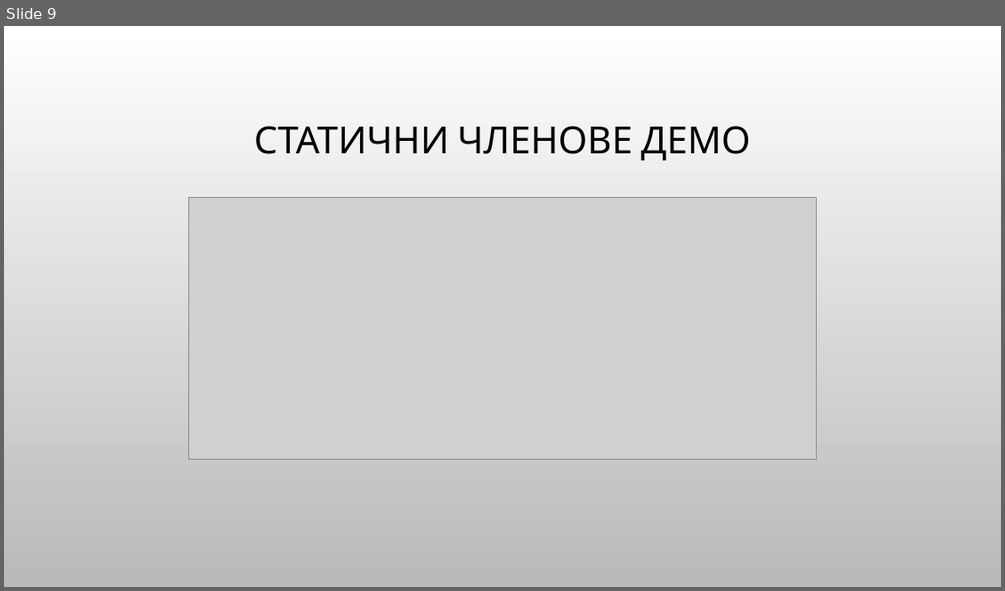
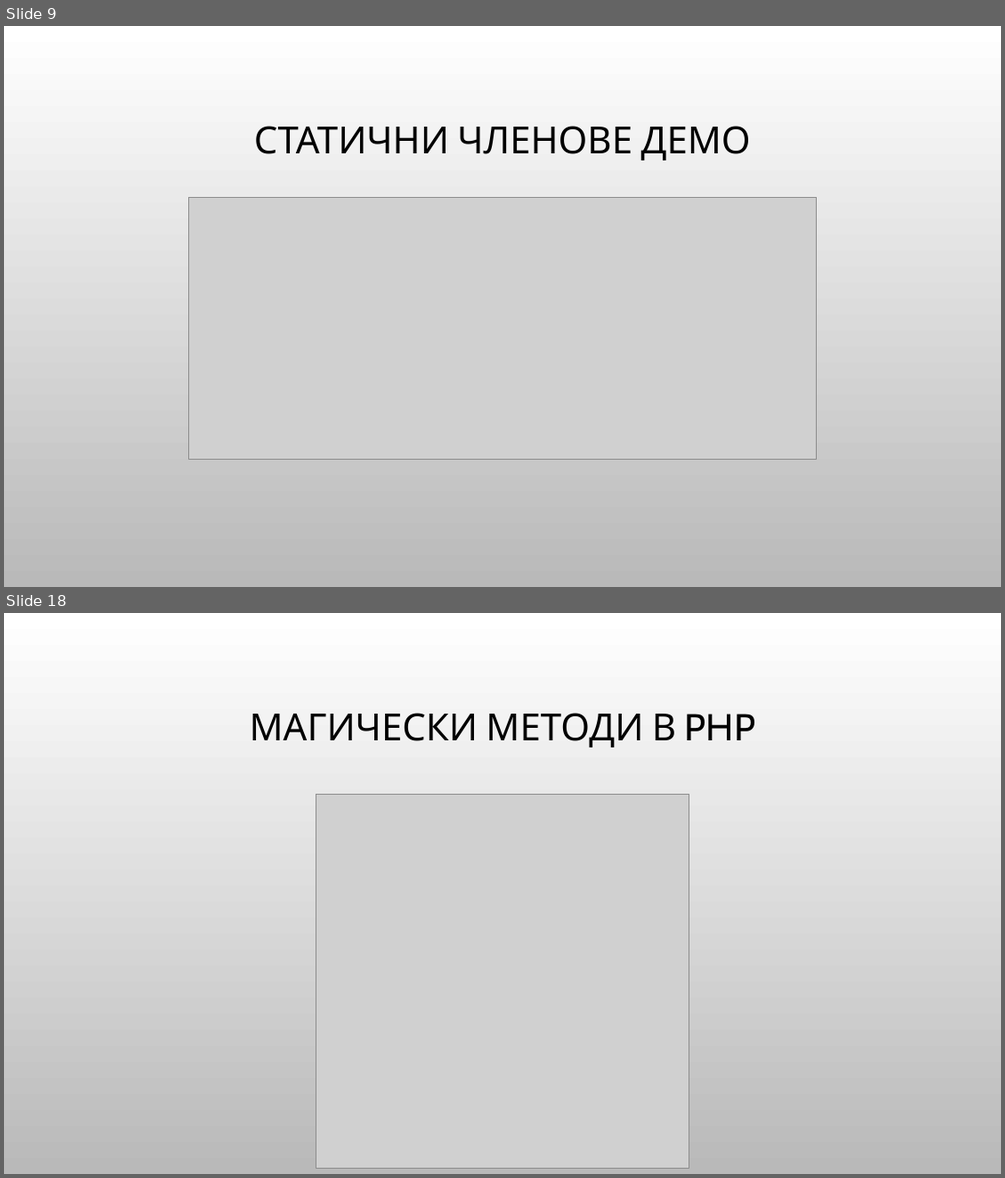
Before and after one commit to Bilyukov/php-mysql-course, a slide deck: 13.oop-in-php.pptx. Shown one above the other, each under a label of ours: slide 9 before the commit, slides 9 and 18 after it; the slides between them are not shown. The pictures are 1005x591 and 1005x1178 pixels, drawn with LibreOffice and Linux fonts; fonts in the diff are those of the drawing; grey boxes stand for pictures; background and template pictures are left out. Boxes give left, top, right and bottom in pixels: in the first picture for what was removed or moved away, otherwise in the second. Text is boxed around its words. In the diff, an @@ line names an element or a change of style, - is before the commit and + after.

```diff
--- a/13.oop-in-php.pptx
+++ b/13.oop-in-php.pptx
@@ slide 18 added at (x1=4, y1=613, x2=1001, y2=1174), background picture (left out) @@
@@ title added at (x1=250, y1=713, x2=755, y2=747), 36 pt, text #000000 @@
+МАГИЧЕСКИ МЕТОДИ В PHP
@@ picture added at (x1=316, y1=794, x2=689, y2=1167) @@
```
Also in this commit, not shown: 10 other slides added, 1 slide removed, 11 other files.
